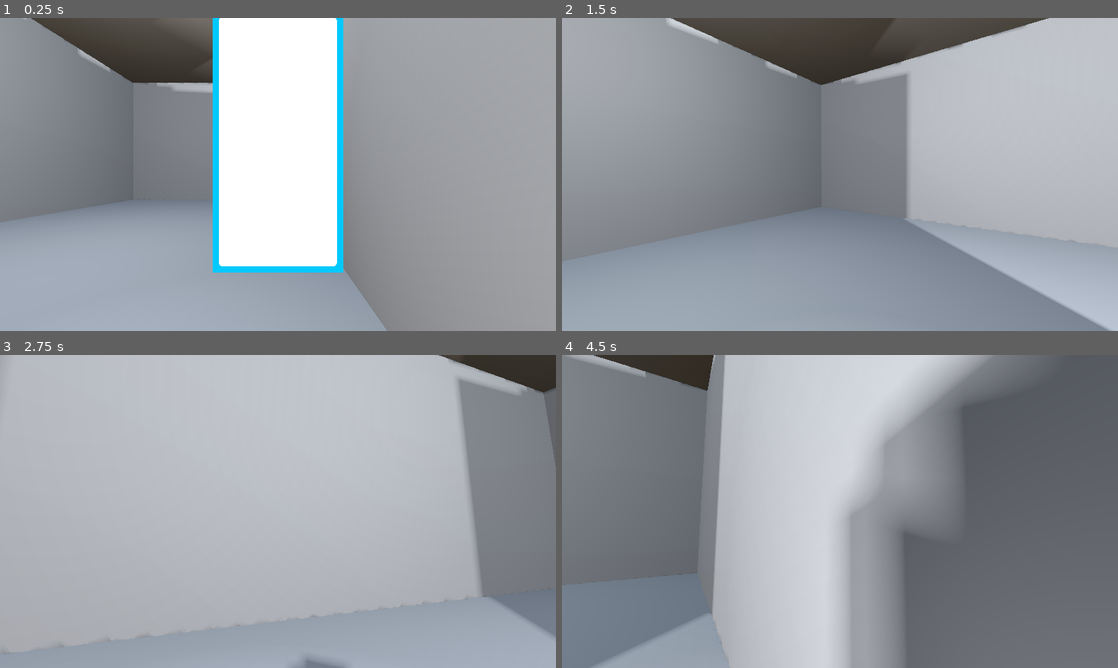
Above: before the commit, frames 1-4 (two rows, left to right).
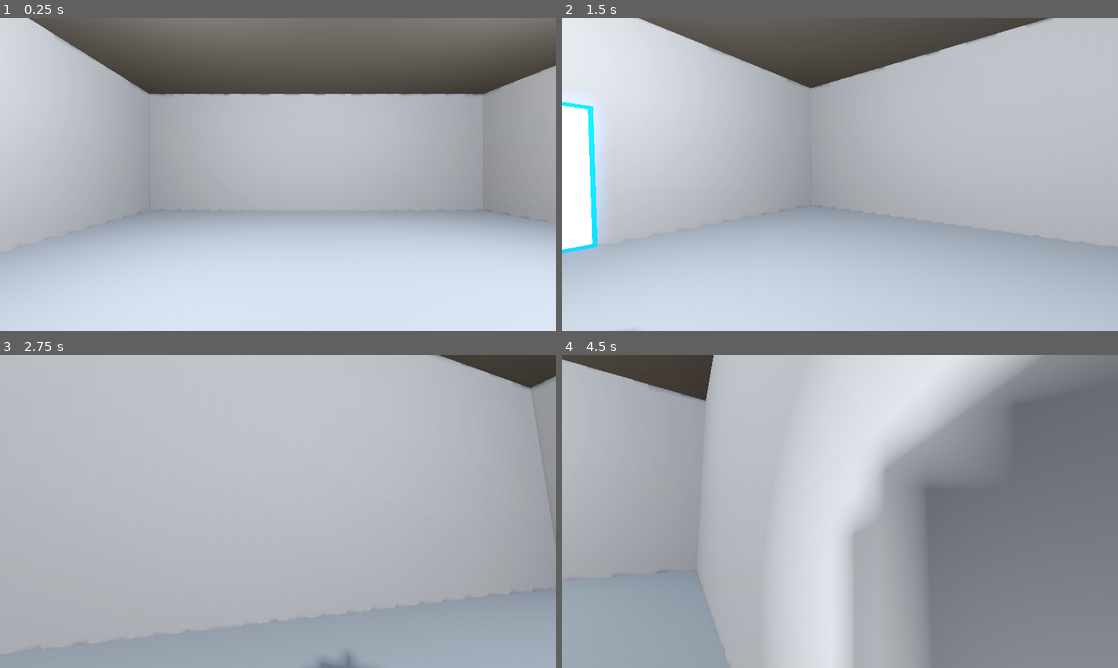
Above: after the commit, the same moments.

Repository: brenioks/portals
Game: Godot game, scene res://assets/levels/lvl1.tscn
Two runs of this game, one before a commit and one after it. Both use one fixed random seed, a clock stepped at 60 frames per second and the inputs below.
Inputs (mouse positions are in pixels of both pictures, inside the frame that each line leads up to):
- Up to frame 1 (0.25 s): no input
- Up to frame 2 (1.5 s): move the mouse to (867, 174) at 0.52 s; hold W (forward) from 0.53 s (still down); tap Space (jump) at 0.77 s; move the mouse to (812, 174) at 1.27 s
- Up to frame 3 (2.75 s): keep holding W (forward); tap Space (jump) at 1.52 s; move the mouse to (289, 505) at 2.02 s
- Up to frame 4 (4.5 s): keep holding W (forward); move the mouse to (834, 517) at 2.77 s; tap Space (jump) at 3.02, 3.77 s; move the mouse to (878, 514) at 3.52 s; move the mouse to (795, 508) at 4.27 s

The runs differ from the first frame. In frame 1, 82% of the frame differs, in the area x 0-100%, y 0-100%; in frame 2, 63%; in frame 3, 11%; in frame 4, 41%.

Commit message:
Portals places
Changed portals position
Got rid of the middle wall

Diff:
--- a/assets/levels/lvl1.tscn
+++ b/assets/levels/lvl1.tscn
@@ -153,7 +153,7 @@
 metadata/_edit_lock_ = true
 
 [node name="CSGBox3D6" type="CSGBox3D" parent="ENVIRONMENT/Map"]
-transform = Transform3D(1, 0, 0, 0, 1, 0, 0, 0, 1, 0, 3, 0)
+transform = Transform3D(1, 0, 0, 0, 1, 0, 0, 0, 1, 0, -3, 0)
 use_collision = true
 size = Vector3(0.5, 6, 9)
 
@@ -162,34 +162,35 @@
 
 [node name="PortalA" parent="PORTALS" instance=ExtResource("2_c53dn")]
 unique_name_in_owner = true
-transform = Transform3D(-1, 0, 8.74228e-08, 0, 1, 0, -8.74228e-08, 0, -1, -1.5, 0, -1.31134e-07)
+transform = Transform3D(8.9407e-08, 0, 1, 0, 1, 0, -1, 0, 8.9407e-08, -9.98078, 0, -1.31134e-07)
 
 [node name="Mesh" parent="PORTALS/PortalA" index="0"]
 transform = Transform3D(1, 0, 0, 0, 1, 0, 0, 0, 1, -0.2, 2, 1.74846e-08)
 surface_material_override/0 = SubResource("StandardMaterial3D_iqsbq")
 
 [node name="Camera" parent="PORTALS/PortalA/SubViewport" index="0"]
-transform = Transform3D(1, 0, 0, 0, 1, 0, 0, 0, 1, 1.3, 2, 1.31134e-07)
+transform = Transform3D(-4.37114e-08, 0, 1, 0, 1, 0, -1, 0, -4.37114e-08, 9.98172, 2, 0.2)
 
 [node name="PortalB" parent="PORTALS" instance=ExtResource("2_c53dn")]
 unique_name_in_owner = true
-transform = Transform3D(-1, 0, 8.74228e-08, 0, 1, 0, -8.74228e-08, 0, -1, 1.5, 0, 1.31134e-07)
+transform = Transform3D(-4.37114e-08, 0, -1, 0, 1, 0, 1, 0, -4.37114e-08, 9.98172, 0, 1.31134e-07)
 
 [node name="Mesh" parent="PORTALS/PortalB" index="0"]
 transform = Transform3D(1, 0, 0, 0, 1, 0, 0, 0, 1, 0.2, 2, -1.74846e-08)
 surface_material_override/0 = SubResource("StandardMaterial3D_pkfff")
 
 [node name="Camera" parent="PORTALS/PortalB/SubViewport" index="0"]
-transform = Transform3D(1, 0, 0, 0, 1, 0, 0, 0, 1, -1.3, 2, -1.31134e-07)
+transform = Transform3D(1.19249e-08, 0, -1, 0, 1, 0, 1, 0, 1.19249e-08, -9.98078, 2, 0.2)
 
 [node name="Player" parent="." instance=ExtResource("1_qsemo")]
-transform = Transform3D(-1, 0, -8.74228e-08, 0, 1, 0, 8.74228e-08, 0, -1, 1.29814, 3.81179e-05, -3.41256)
+unique_name_in_owner = true
+transform = Transform3D(-1, 0, -8.74228e-08, 0, 1, 0, 8.74228e-08, 0, -1, 2.29814, 1.00004, -3.41256)
 
 [node name="OmniLight3D2" type="OmniLight3D" parent="Player"]
 transform = Transform3D(0.645218, 0, 0.763999, 0, 1, 0, -0.763999, 0, 0.645218, 0, 1, 0)
-light_energy = 0.1
+light_energy = 0.2
 shadow_enabled = true
-omni_range = 4.57886
+omni_range = 2.0
 
 [node name="GUI" type="CanvasLayer" parent="."]
 script = ExtResource("8_6qncl")
@@ -295,3 +296,4 @@
 
 [editable path="PORTALS/PortalA"]
 [editable path="PORTALS/PortalB"]
+[editable path="Player"]
--- a/assets/scripts/portals.gd
+++ b/assets/scripts/portals.gd
@@ -3,6 +3,7 @@
 
 @onready var PortalA = %PortalA
 @onready var PortalB = %PortalB
+@onready var Player = %Player
 
 func _ready():
 	# Auto connect texture and viewport
@@ -18,5 +19,8 @@
 	var PortalACamera = PortalA.get_node("SubViewport/Camera")
 	var PortalBCamera = PortalB.get_node("SubViewport/Camera")
 
+	#if !Engine.is_editor_hint():
 	PortalACamera.global_position = PortalBMesh.global_position
 	PortalBCamera.global_position = PortalAMesh.global_position
+	PortalACamera.rotation = PortalB.rotation + Vector3(0, deg_to_rad(180), 0)#deg_to_rad(PortalACamera.position.angle_to(Player.position))
+	PortalBCamera.rotation = PortalA.rotation + Vector3(0, deg_to_rad(180), 0)#deg_to_rad(PortalACamera.position.angle_to(Player.position))
